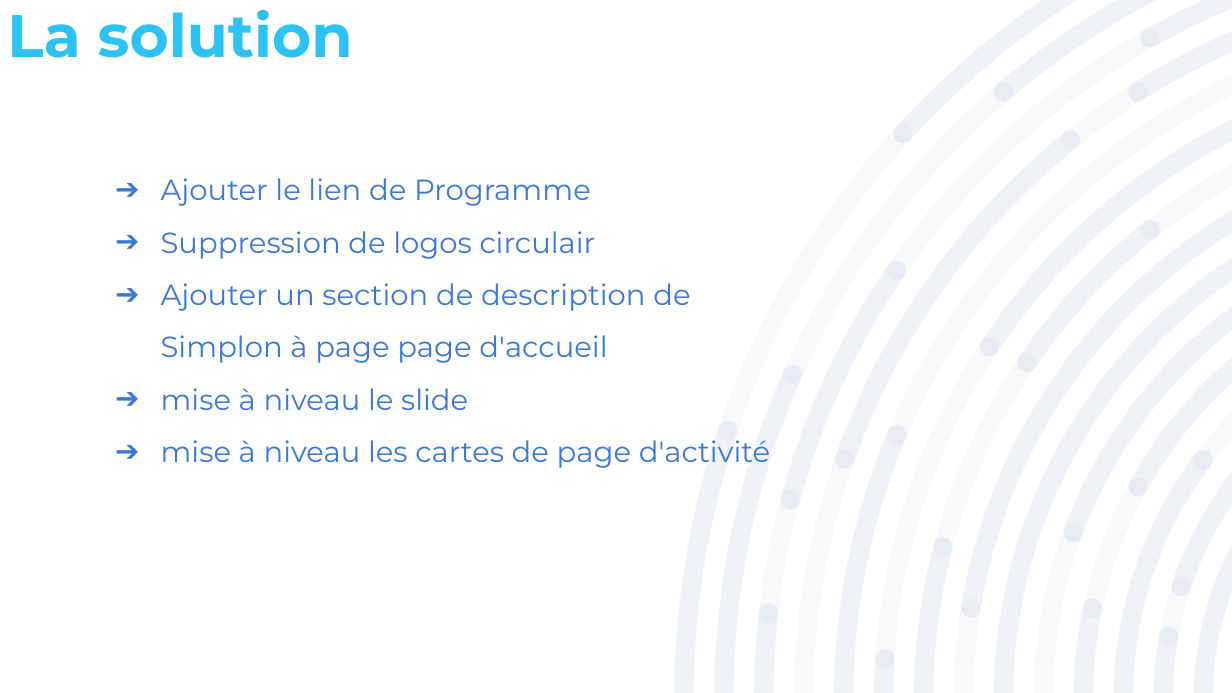
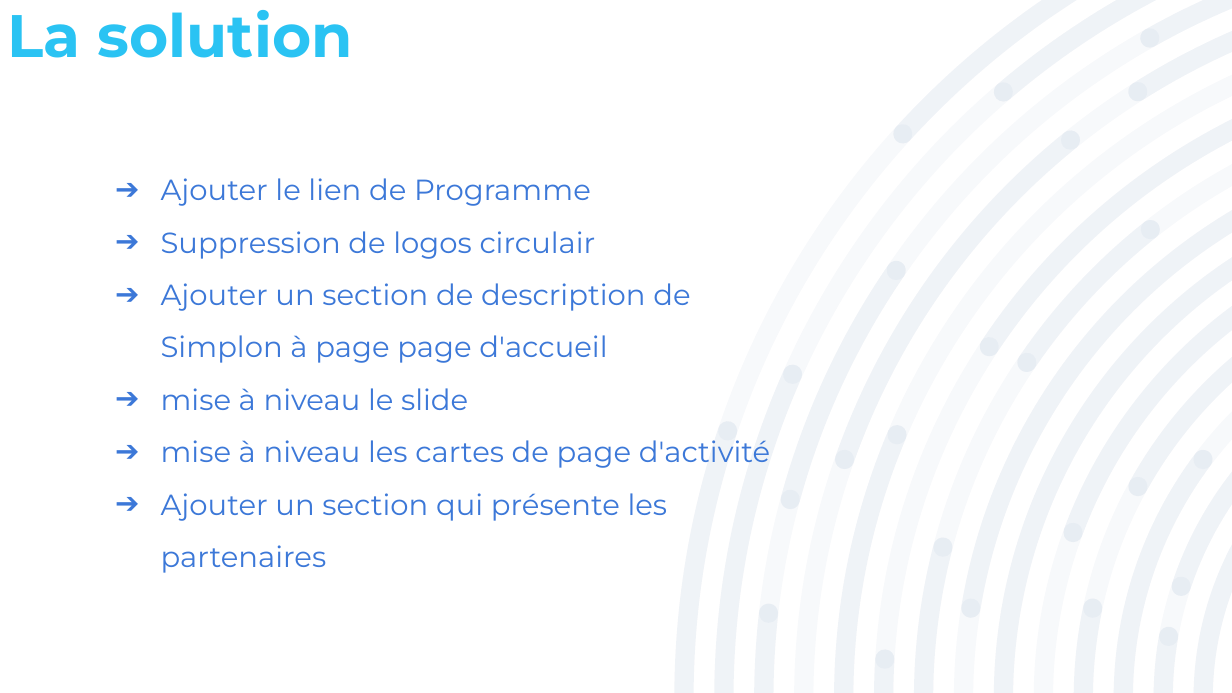
Before and after one commit to CHAHBAR-SOUFIANE/Projet_5_Mise-niveau_solicode.co, a slide deck: slide 8 of Présentation/Projet_5.pptx. Drawn at 1232x693 pixels with LibreOffice and Linux fonts; fonts in the diff are those of the drawing. Boxes give left, top, right and bottom in pixels: in the first picture for what was removed or moved away, otherwise in the second. Text is boxed around its words. In the diff, an @@ line names an element or a change of style, - is before the commit and + after.

```diff
--- a/Présentation/Projet_5.pptx
+++ b/Présentation/Projet_5.pptx
@@ text at [161, 493, 668, 573]: paragraph added @@
+➔ Ajouter un section qui présente les partenaires
```
